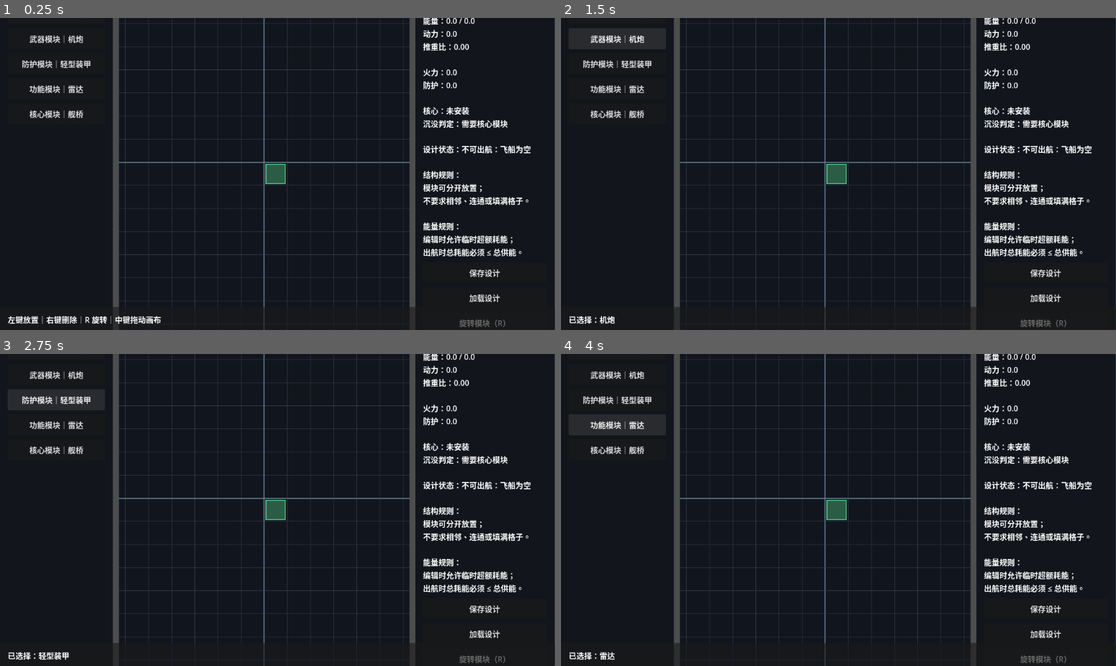
Above: before the commit, frames 1-4 (two rows, left to right).
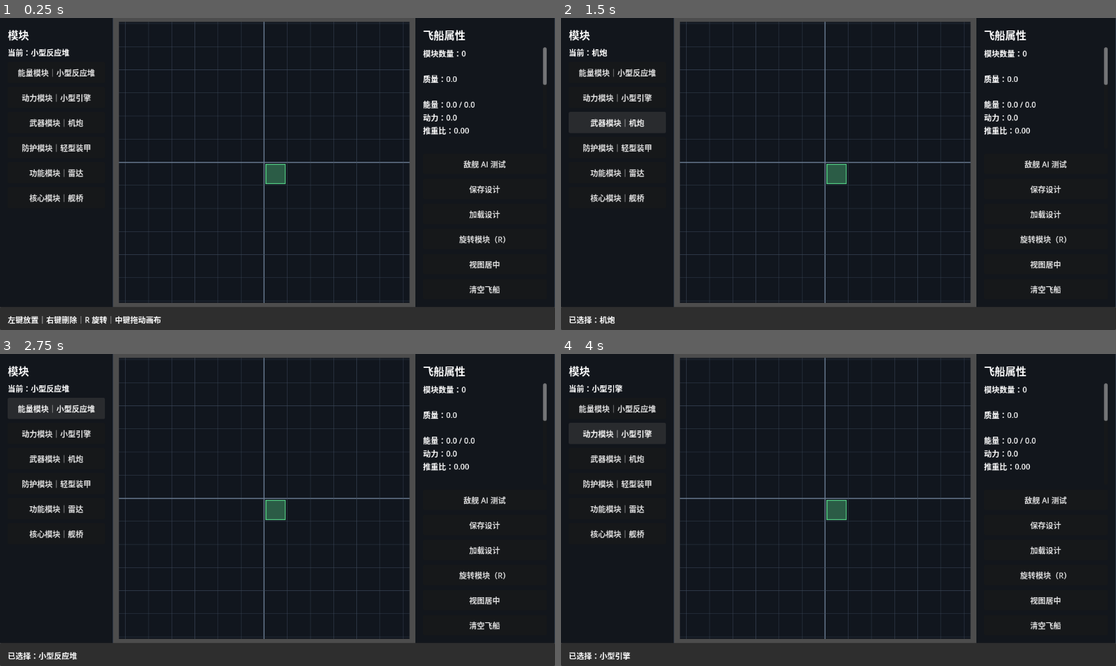
Above: after the commit, the same moments.

Repository: lqc19891229/AdvanceFour
Game: Godot game, scene res://game/ship/editor/ship_editor.tscn
Two runs of this game, one before a commit and one after it. Both use one fixed random seed, a clock stepped at 60 frames per second and the inputs below.
Inputs (mouse positions are in pixels of both pictures, inside the frame that each line leads up to):
- Up to frame 1 (0.25 s): no input
- Up to frame 2 (1.5 s): click (1043, 164) at 0.5 s, where only the run after the commit has a clickable "敌舰 AI 测试"; click "武器模块｜机炮" at 1.25 s
- Up to frame 3 (2.75 s): click (55, 407) at 2 s, where only the run after the commit has a clickable "能量模块｜小型反应堆"
- Up to frame 4 (4 s): click "防护模块｜轻型装甲" at 2.75 s; click (616, 432) at 3.5 s, where only the run after the commit has a clickable "动力模块｜小型引擎"

The runs differ from the first frame. In frame 1, 7.3% of the frame differs, in the area x 0-100%, y 0-100%; in frame 2, 7.3%; in frame 3, 7.4%; in frame 4, 7.4%.

Commit message:
feat: add enemy AI combat prototype and restore project validation

Diff:
--- /dev/null
+++ b/game/ship/controller/ai_ship_controller.gd
@@ -0,0 +1,97 @@
+class_name AIShipController
+extends Node
+
+# Controller parameters are Prototype tuning, not module source data.
+@export var target_group: StringName = &"player_targets"
+@export var acquisition_range := 1600.0
+@export var approach_distance := 280.0
+@export var retreat_distance := 180.0
+@export var turn_dead_zone_degrees := 3.0
+@export var full_turn_angle_degrees := 45.0
+@export var thrust_angle_limit_degrees := 60.0
+
+var runtime_ship: ShipRuntime
+var target: ShipRuntime
+
+func _init() -> void:
+	# Sample before RuntimeShip executes movement in the same physics frame.
+	process_physics_priority = -10
+
+func setup(ship: ShipRuntime) -> void:
+	clear_target()
+	runtime_ship = ship
+
+func clear_target() -> void:
+	if is_instance_valid(runtime_ship):
+		runtime_ship.set_control_input(0.0, 0.0)
+	runtime_ship = null
+	target = null
+
+func _exit_tree() -> void:
+	clear_target()
+
+func _physics_process(_delta: float) -> void:
+	if not _is_ship_valid(runtime_ship):
+		target = null
+		return
+
+	if not _is_target_valid(target):
+		target = _find_nearest_target()
+	if target == null:
+		runtime_ship.set_control_input(0.0, 0.0)
+		return
+
+	var offset := target.global_position - runtime_ship.global_position
+	if offset.is_zero_approx():
+		runtime_ship.set_control_input(0.0, 0.0)
+		return
+
+	var forward := Vector2.UP.rotated(runtime_ship.global_rotation)
+	var angle := forward.angle_to(offset)
+	var turn := 0.0
+	if absf(angle) > deg_to_rad(maxf(turn_dead_zone_degrees, 0.0)):
+		turn = clampf(angle / deg_to_rad(maxf(full_turn_angle_degrees, 1.0)), -1.0, 1.0)
+
+	var throttle := 0.0
+	if absf(angle) <= deg_to_rad(maxf(thrust_angle_limit_degrees, 0.0)):
+		var distance := offset.length()
+		var near_distance := maxf(retreat_distance, 0.0)
+		var far_distance := maxf(approach_distance, near_distance)
+		if distance > far_distance:
+			throttle = 1.0
+		elif distance < near_distance:
+			throttle = -1.0
+
+	runtime_ship.set_control_input(throttle, turn)
+
+func _find_nearest_target() -> ShipRuntime:
+	var best: ShipRuntime
+	var best_distance_squared := INF
+	for candidate in get_tree().get_nodes_in_group(target_group):
+		var ship := candidate as ShipRuntime
+		if not _is_target_valid(ship):
+			continue
+		var distance_squared := runtime_ship.global_position.distance_squared_to(ship.global_position)
+		if distance_squared < best_distance_squared:
+			best = ship
+			best_distance_squared = distance_squared
+	return best
+
+# Accept Variant so a freed reference can reach is_instance_valid before type validation.
+func _is_target_valid(ship) -> bool:
+	return (
+		_is_ship_valid(ship)
+		and ship != runtime_ship
+		and ship.is_in_group(target_group)
+		and runtime_ship.global_position.distance_squared_to(ship.global_position)
+			<= pow(maxf(acquisition_range, 0.0), 2.0)
+	)
+
+func _is_ship_valid(ship) -> bool:
+	return (
+		is_instance_valid(ship)
+		and ship.is_inside_tree()
+		and not ship.is_queued_for_deletion()
+		and not ship.is_removed_from_battle()
+		and ship.has_operational_modules()
+	)
--- /dev/null
+++ b/game/ship/controller/ai_ship_controller.tscn
@@ -0,0 +1,6 @@
+[gd_scene load_steps=2 format=3]
+
+[ext_resource type="Script" path="res://game/ship/controller/ai_ship_controller.gd" id="1"]
+
+[node name="AIShipController" type="Node"]
+script = ExtResource("1")
--- /dev/null
+++ b/game/ship/dev/ship_ai_test.gd
@@ -0,0 +1,118 @@
+extends Node2D
+
+const SAVE_PATH := "user://ships/test_ship.json"
+const EDITOR_SCENE := "res://game/ship/editor/ship_editor.tscn"
+const RUNTIME_SCENE := preload("res://game/ship/runtime/ship_runtime.tscn")
+const MODULE_DATABASE := preload("res://data/generated/module_database.tres")
+
+var player: ShipRuntime
+var enemy: ShipRuntime
+var ai: AIShipController
+var design_source := ""
+var battle_status := "交火中"
+var player_hits := 0
+var enemy_hits := 0
+
+func _ready() -> void:
+	var design: ShipData
+	if FileAccess.file_exists(SAVE_PATH):
+		var result := ShipSerializer.load_from_file(SAVE_PATH, MODULE_DATABASE)
+		if not result["ok"]:
+			_show_load_error(result["error"])
+			return
+		design = result["ship"] as ShipData
+		design_source = "已保存设计"
+	else:
+		design = _build_sample_design()
+		design_source = "示例设计（未找到存档）"
+
+	if not design.is_design_valid():
+		_show_load_error(design.get_design_invalid_reason())
+		return
+
+	player = _spawn_ship(design, Vector2.ZERO, &"player_targets", &"enemy_targets")
+	var controller := PlayerShipController.new()
+	player.add_child(controller)
+	controller.setup(player)
+	player.destroyed.connect(_on_player_destroyed)
+	player.projectile_hit.connect(func(_target: Node2D, _damage: float): player_hits += 1)
+
+	# This opponent copies the layout for system testing; it is not a production enemy blueprint.
+	enemy = _spawn_ship(design, Vector2(560.0, -120.0), &"enemy_targets", &"player_targets")
+	ai = AIShipController.new()
+	enemy.add_child(ai)
+	ai.setup(enemy)
+	enemy.destroyed.connect(_on_enemy_destroyed)
+	enemy.projectile_hit.connect(func(_target: Node2D, _damage: float): enemy_hits += 1)
+
+	var camera := Camera2D.new()
+	camera.name = "Camera2D"
+	player.add_child(camera)
+	$CanvasLayer/Info.text = _build_info_text()
+
+func _spawn_ship(data: ShipData, spawn_position: Vector2, own_group: StringName, targets: StringName) -> ShipRuntime:
+	var ship := RUNTIME_SCENE.instantiate() as ShipRuntime
+	add_child(ship)
+	ship.position = spawn_position
+	ship.weapon_target_group = targets
+	ship.add_to_group(own_group)
+	ship.setup(data)
+	return ship
+
+func _build_sample_design() -> ShipData:
+	var design := ShipData.new()
+	design.place(MODULE_DATABASE.get_by_id(&"core_bridge"), Vector2i.ZERO, 0)
+	design.place(MODULE_DATABASE.get_by_id(&"energy_smallreactor"), Vector2i(-1, 1), 0)
+	design.place(MODULE_DATABASE.get_by_id(&"energy_smallreactor"), Vector2i(2, 1), 0)
+	design.place(MODULE_DATABASE.get_by_id(&"propulsion_smallengine"), Vector2i(0, 2), 0)
+	design.place(MODULE_DATABASE.get_by_id(&"propulsion_smallengine"), Vector2i(1, 2), 0)
+	design.place(MODULE_DATABASE.get_by_id(&"weapon_cannon"), Vector2i(0, -1), 0)
+	return design
+
+func _process(_delta: float) -> void:
+	$CanvasLayer/Info.text = _build_info_text()
+
+func _unhandled_key_input(event: InputEvent) -> void:
+	if not (event is InputEventKey) or not event.pressed or event.echo:
+		return
+	if event.keycode == KEY_R:
+		get_tree().reload_current_scene()
+	elif event.keycode == KEY_ESCAPE:
+		get_tree().set_meta(&"restore_ship_design", true)
+		get_tree().change_scene_to_file(EDITOR_SCENE)
+
+func _on_player_destroyed() -> void:
+	battle_status = "玩家核心被摧毁"
+	# Camera must survive the player's queue_free so the result remains visible.
+	var camera := player.get_node_or_null("Camera2D") as Camera2D
+	if camera != null:
+		camera.reparent(self, true)
+	$CanvasLayer/Info.text = _build_info_text()
+
+func _on_enemy_destroyed() -> void:
+	battle_status = "敌舰核心被摧毁"
+
+func _show_load_error(message: String) -> void:
+	$CanvasLayer/Info.text = "无法进入敌舰 AI 测试：%s\nEsc：返回编辑器修正设计" % message
+	set_process(false)
+
+func _build_info_text() -> String:
+	var player_alive := is_instance_valid(player) and not player.is_removed_from_battle()
+	var enemy_alive := is_instance_valid(enemy) and not enemy.is_removed_from_battle()
+	return """敌舰 AI 交火测试｜%s
+WASD / 方向键：移动与转向
+R：重开测试   Esc：返回编辑器
+
+状态：%s
+玩家：%s   敌舰：%s
+敌舰行为：%s
+玩家命中：%d   敌舰命中：%d
+
+敌舰转向追踪玩家，接近后保持距离，过近时倒车。
+双方武器自动开火；模块损伤、能源分配与核心摧毁共用现有规则。
+本场是系统测试，不包含奖励、波次或正式阵营规则。""" % [
+		design_source, battle_status,
+		"存活" if player_alive else "已移除", "存活" if enemy_alive else "已移除",
+		"追踪 / 保持距离" if enemy_alive and is_instance_valid(ai) and is_instance_valid(ai.target) else "无目标",
+		player_hits, enemy_hits
+	]
--- /dev/null
+++ b/game/ship/dev/ship_ai_test.tscn
@@ -0,0 +1,25 @@
+[gd_scene load_steps=2 format=3]
+
+[ext_resource type="Script" path="res://game/ship/dev/ship_ai_test.gd" id="1"]
+
+[node name="ShipAITest" type="Node2D"]
+script = ExtResource("1")
+
+[node name="BackgroundLayer" type="CanvasLayer" parent="."]
+layer = -1
+
+[node name="Background" type="ColorRect" parent="BackgroundLayer"]
+anchors_preset = 15
+anchor_right = 1.0
+anchor_bottom = 1.0
+grow_horizontal = 2
+grow_vertical = 2
+mouse_filter = 2
+color = Color(0.045, 0.055, 0.075, 1)
+
+[node name="CanvasLayer" type="CanvasLayer" parent="."]
+
+[node name="Info" type="Label" parent="CanvasLayer"]
+offset_left = 18.0
+offset_top = 18.0
+text = "正在加载敌舰 AI 测试..."
--- a/game/ship/dev/ship_movement_test.gd
+++ b/game/ship/dev/ship_movement_test.gd
@@ -135,7 +135,7 @@
 目标能源状态：%s
 目标战斗状态：%s
 整船移除事件：%d
-模块 Prototype HP：%.1f
+模块最大 HP：来自各自 ModuleDefinition.hp
 武器触发事件：%d
 弹丸生成事件：%d
 弹丸命中事件：%d
@@ -149,7 +149,7 @@
 最近发射方向：(%.2f, %.2f)
 
 当前阶段：Projectile 每个物理帧沿本帧整段弹道做 swept ray，优先处理距离最近的碰撞模块。
-防护模块作为实体装甲/掩体使用：protection 是每次命中该防护模块时生效的百分比减伤值，例如 protection = 5 表示减伤 5%；不增加 max HP，也不会被消耗。
+防护模块作为实体装甲/掩体使用：protection 是每次命中该防护模块时生效的百分比减伤值，例如 protection = 5 表示减伤 5%%；不增加 max HP，也不会被消耗。
 Defense 命中先计算 damage_after_protection = incoming_damage * (1 - clamp(protection, 0, 100) / 100)，然后才扣模块 HP；非 Defense 模块 protection = 0。
 如果模块被本次伤害摧毁，则把 leftover = damage_after_protection - hp_before 交回 Projectile。
 Projectile 会携带 leftover 在同一弹道继续向内查询，因此同一发高伤害弹丸仍可连续击穿低血量模块。
@@ -184,7 +184,6 @@
 		_get_target_energy_state_text(),
 		"已移除" if target_removed_from_battle else "战斗中",
 		target_ship_destroyed_events,
-		_get_target_prototype_module_hp(),
 		weapon_fire_events,
 		projectile_spawn_events,
 		projectile_hit_events,
@@ -224,10 +223,6 @@
 func _get_target_effective_thrust() -> float:
 	return target_runtime_ship.get_effective_thrust() if _has_target_runtime_ship() else 0.0
 
-func _get_target_prototype_module_hp() -> float:
-	return target_runtime_ship.prototype_module_hp if _has_target_runtime_ship() else 0.0
-
-
 func _get_target_effective_energy_output() -> float:
 	return target_runtime_ship.get_effective_energy_output() if _has_target_runtime_ship() else 0.0
 
--- /dev/null
+++ b/game/ship/dev/ship_regression_test.gd
@@ -0,0 +1,174 @@
+extends SceneTree
+
+const DATABASE := preload("res://data/generated/module_database.tres")
+const RUNTIME := preload("res://game/ship/runtime/ship_runtime.tscn")
+const AI_TEST := preload("res://game/ship/dev/ship_ai_test.tscn")
+const MOVEMENT_TEST := preload("res://game/ship/dev/ship_movement_test.tscn")
+const SAVE_PATH := "user://ships/test_ship.json"
+
+var failures: Array[String] = []
+var checks := 0
+
+func _initialize() -> void:
+	_run.call_deferred()
+
+func _check(condition: bool, message: String) -> void:
+	checks += 1
+	if not condition:
+		failures.append(message)
+		push_error(message)
+
+func _design() -> ShipData:
+	var ship := ShipData.new()
+	ship.place(DATABASE.get_by_id(&"core_bridge"), Vector2i.ZERO, 0)
+	ship.place(DATABASE.get_by_id(&"energy_smallreactor"), Vector2i(-1, 1), 0)
+	ship.place(DATABASE.get_by_id(&"energy_smallreactor"), Vector2i(2, 1), 0)
+	ship.place(DATABASE.get_by_id(&"propulsion_smallengine"), Vector2i(0, 2), 0)
+	ship.place(DATABASE.get_by_id(&"propulsion_smallengine"), Vector2i(1, 2), 0)
+	ship.place(DATABASE.get_by_id(&"weapon_cannon"), Vector2i(0, -1), 0)
+	return ship
+
+func _spawn(world: Node2D, location: Vector2, group: StringName = &"") -> ShipRuntime:
+	var ship := RUNTIME.instantiate() as ShipRuntime
+	world.add_child(ship)
+	ship.position = location
+	ship.weapon_target_group = &"unused_test_group"
+	ship.setup(_design())
+	if group != &"":
+		ship.add_to_group(group)
+	return ship
+
+func _run() -> void:
+	# Preserve any existing design even when this runner is launched outside an isolated user directory.
+	var previous_save := FileAccess.get_file_as_bytes(SAVE_PATH) if FileAccess.file_exists(SAVE_PATH) else PackedByteArray()
+	var had_save := FileAccess.file_exists(SAVE_PATH)
+	await _test_ai_and_damage()
+	if had_save:
+		DirAccess.remove_absolute(SAVE_PATH)
+	await _test_battle_scene()
+	await _test_saved_design_and_editor()
+	if had_save:
+		var file := FileAccess.open(SAVE_PATH, FileAccess.WRITE)
+		file.store_buffer(previous_save)
+		file.close()
+	else:
+		DirAccess.remove_absolute(SAVE_PATH)
+	print("Ship regression: %d checks, %d failures" % [checks, failures.size()])
+	quit(0 if failures.is_empty() else 1)
+
+func _test_ai_and_damage() -> void:
+	var world := Node2D.new()
+	root.add_child(world)
+	var enemy := _spawn(world, Vector2.ZERO)
+	var player := _spawn(world, Vector2(500.0, 0.0), &"ai_test_targets")
+	var farther := _spawn(world, Vector2(900.0, 0.0), &"ai_test_targets")
+	var ai := AIShipController.new()
+	ai.target_group = &"ai_test_targets"
+	enemy.add_child(ai)
+	ai.setup(enemy)
+	var original_distance := enemy.position.distance_to(player.position)
+	for frame in range(180):
+		await physics_frame
+	_check(ai.target == player, "AI must acquire the nearest living target")
+	_check(enemy.position.distance_to(player.position) < original_distance - 10.0, "AI must turn and physically approach a target off its bow")
+
+	ai.set_physics_process(false)
+	enemy.position = Vector2.ZERO
+	enemy.rotation = 0.0
+	enemy.velocity = Vector2.ZERO
+	player.position = Vector2(0.0, -100.0)
+	ai._physics_process(1.0 / 60.0)
+	_check(enemy.throttle_input < 0.0, "AI must reverse when a target is too close")
+	player.position = Vector2(0.0, -220.0)
+	ai._physics_process(1.0 / 60.0)
+	_check(is_zero_approx(enemy.throttle_input), "AI must stop thrust inside its distance band")
+	player.remove_from_group(&"ai_test_targets")
+	ai._physics_process(1.0 / 60.0)
+	_check(ai.target == farther, "AI must reacquire after a target leaves its group")
+	farther.queue_free()
+	ai._physics_process(1.0 / 60.0)
+	_check(ai.target == null and is_zero_approx(enemy.throttle_input) and is_zero_approx(enemy.turn_input), "Queued target removal must clear stale controls")
+	player.add_to_group(&"ai_test_targets")
+	player.position = Vector2(0.0, -2000.0)
+	ai._physics_process(1.0 / 60.0)
+	_check(ai.target == null, "AI must respect acquisition range")
+	player.position = Vector2(0.0, -500.0)
+	ai._physics_process(1.0 / 60.0)
+	_check(ai.target == player and enemy.throttle_input > 0.0, "AI must resume tracking when a target returns")
+
+	var definition := DATABASE.get_by_id(&"function_radar").duplicate() as ShipModuleDefinition
+	definition.hp = 37.0
+	var isolated := enemy.ship_data.place(definition, Vector2i(9, 9), 0)
+	enemy.setup(enemy.ship_data)
+	_check(is_equal_approx(enemy.get_module_runtime(isolated).get_max_hp(), 37.0), "Module HP must come from its own definition")
+	_check(enemy.ship_data.get_module_at(Vector2i(5, 5)) == null, "Sparse layouts must retain empty space")
+	for module in enemy.ship_data.modules:
+		if module.definition is PropulsionModuleDefinition:
+			enemy.get_module_runtime(module).apply_damage(100.0)
+	_check(is_zero_approx(enemy.get_effective_thrust()), "Destroyed engines must remove AI ship thrust")
+	enemy.velocity = Vector2.ZERO
+	enemy.set_control_input(1.0, 0.0)
+	var position_before := enemy.position
+	for frame in range(5):
+		await physics_frame
+	_check(enemy.position.is_equal_approx(position_before), "AI must not bypass destroyed propulsion")
+	ai.setup(player)
+	_check(is_zero_approx(enemy.throttle_input) and is_zero_approx(enemy.turn_input), "Rebinding AI must reset its old ship controls")
+	ai.clear_target()
+	_check(ai.runtime_ship == null and ai.target == null, "Clearing AI must release both references")
+	world.queue_free()
+	await process_frame
+
+func _test_battle_scene() -> void:
+	var battle = AI_TEST.instantiate()
+	root.add_child(battle)
+	_check(battle.player != null and battle.enemy != null, "AI scene must run on a clean checkout without a save")
+	_check(battle.player.ship_data.is_design_valid(), "Fallback design must have valid core and power")
+	for frame in range(900):
+		await physics_frame
+		if battle.player_hits > 0 and battle.enemy_hits > 0:
+			break
+	_check(battle.player_hits > 0 and battle.enemy_hits > 0, "Both ships must hit opposing modules in a real physics battle (player=%d enemy=%d)" % [battle.player_hits, battle.enemy_hits])
+	if is_instance_valid(battle.player) and not battle.player.is_removed_from_battle():
+		for module in battle.player.ship_data.modules:
+			if module.definition is CoreModuleDefinition:
+				battle.player.get_module_runtime(module).apply_damage(1000.0)
+		_check(battle.battle_status == "玩家核心被摧毁", "Player core destruction must report the battle result")
+		await process_frame
+		_check(battle.get_node_or_null("Camera2D") != null, "Result camera must survive player removal")
+		await physics_frame
+		if is_instance_valid(battle.ai):
+			_check(battle.ai.target == null, "Enemy AI must lose a destroyed player")
+	battle.queue_free()
+	await process_frame
+
+func _test_saved_design_and_editor() -> void:
+	_check(ShipSerializer.save_to_file(_design(), SAVE_PATH)["ok"], "Regression design must save")
+	var movement = MOVEMENT_TEST.instantiate()
+	root.add_child(movement)
+	await process_frame
+	_check(movement.get_node("CanvasLayer/Info").text.contains("ModuleDefinition.hp"), "Legacy movement HUD must use data-driven HP without the removed property")
+	movement.queue_free()
+	await process_frame
+	var editor = load("res://game/ship/editor/ship_editor.tscn").instantiate()
+	root.add_child(editor)
+	current_scene = editor
+	await process_frame
+	var launch_button: Button = editor.get_node("MainLayout/RightPanel/RightMargin/RightVBox/AITestButton")
+	_check(launch_button.get_global_rect().end.y <= root.get_visible_rect().end.y, "Editor battle entry must fit inside the viewport")
+	editor.get_node("MainLayout/RightPanel/RightMargin/RightVBox/AITestButton").pressed.emit()
+	_check(current_scene == editor, "Editor must reject an empty design without leaving")
+	editor.get_node("MainLayout/Center/Grid").set_ship(_design())
+	editor.get_node("MainLayout/RightPanel/RightMargin/RightVBox/AITestButton").pressed.emit()
+	await scene_changed
+	_check(current_scene.scene_file_path.ends_with("ship_ai_test.tscn"), "Valid editor design must enter AI test")
+	var event := InputEventKey.new()
+	event.keycode = KEY_ESCAPE
+	event.pressed = true
+	current_scene._unhandled_key_input(event)
+	await scene_changed
+	_check(current_scene.scene_file_path.ends_with("ship_editor.tscn"), "Escape must return to the editor")
+	_check(current_scene.get_node("MainLayout/Center/Grid").ship.modules.size() == _design().modules.size(), "Return to editor must restore the saved layout")
+	current_scene.queue_free()
+	current_scene = null
+	await process_frame
--- a/game/ship/editor/ship_editor.gd
+++ b/game/ship/editor/ship_editor.gd
@@ -4,7 +4,7 @@
 
 @onready var grid: ShipGridView = $MainLayout/Center/Grid
 @onready var module_buttons: VBoxContainer = $MainLayout/LeftPanel/LeftMargin/LeftVBox/ModuleButtons
-@onready var stats_label: Label = $MainLayout/RightPanel/RightMargin/RightVBox/StatsLabel
+@onready var stats_label: Label = $MainLayout/RightPanel/RightMargin/RightVBox/StatsScroll/StatsLabel
 @onready var status_label: Label = $BottomBar/BottomMargin/StatusLabel
 @onready var selected_label: Label = $MainLayout/LeftPanel/LeftMargin/LeftVBox/SelectedLabel
 
@@ -16,6 +16,10 @@
 	_refresh_selected_label()
 	_refresh_stats()
 	_show_status("左键放置｜右键删除｜R 旋转｜中键拖动画布")
+	if get_tree().has_meta(&"restore_ship_design"):
+		get_tree().remove_meta(&"restore_ship_design")
+		if FileAccess.file_exists(SAVE_PATH):
+			_load_ship()
 
 func _build_module_buttons() -> void:
 	for child in module_buttons.get_children():
@@ -58,6 +62,17 @@
 	$MainLayout/RightPanel/RightMargin/RightVBox/RotateButton.pressed.connect(grid.rotate_preview)
 	$MainLayout/RightPanel/RightMargin/RightVBox/CenterButton.pressed.connect(grid.center_view)
 	$MainLayout/RightPanel/RightMargin/RightVBox/ClearButton.pressed.connect(grid.clear_ship)
+	$MainLayout/RightPanel/RightMargin/RightVBox/AITestButton.pressed.connect(_start_ai_test)
+
+func _start_ai_test() -> void:
+	if not grid.ship.is_design_valid():
+		_show_status("无法出航：%s" % grid.ship.get_design_invalid_reason())
+		return
+	var result := ShipSerializer.save_to_file(grid.ship, SAVE_PATH)
+	if not result["ok"]:
+		_show_status("保存失败：%s" % result["error"])
+		return
+	get_tree().change_scene_to_file("res://game/ship/dev/ship_ai_test.tscn")
 
 func _save_ship() -> void:
 	var result := ShipSerializer.save_to_file(grid.ship, SAVE_PATH)
--- a/game/ship/editor/ship_editor.tscn
+++ b/game/ship/editor/ship_editor.tscn
@@ -91,11 +91,22 @@
 theme_override_font_sizes/font_size = 22
 text = "飞船属性"
 
-[node name="StatsLabel" type="Label" parent="MainLayout/RightPanel/RightMargin/RightVBox"]
+[node name="StatsScroll" type="ScrollContainer" parent="MainLayout/RightPanel/RightMargin/RightVBox"]
+custom_minimum_size = Vector2(0, 100)
 layout_mode = 2
 size_flags_vertical = 3
+horizontal_scroll_mode = 0
+
+[node name="StatsLabel" type="Label" parent="MainLayout/RightPanel/RightMargin/RightVBox/StatsScroll"]
+layout_mode = 2
+size_flags_horizontal = 3
 text = "..."
 autowrap_mode = 2
+
+[node name="AITestButton" type="Button" parent="MainLayout/RightPanel/RightMargin/RightVBox"]
+custom_minimum_size = Vector2(0, 42)
+layout_mode = 2
+text = "敌舰 AI 测试"
 
 [node name="SaveButton" type="Button" parent="MainLayout/RightPanel/RightMargin/RightVBox"]
 custom_minimum_size = Vector2(0, 42)
--- a/game/ship/weapon/weapon_runtime.gd
+++ b/game/ship/weapon/weapon_runtime.gd
@@ -119,10 +119,13 @@
 
 	return best_target
 
-func _is_target_valid(candidate: Node2D) -> bool:
+# A destroyed ship can be freed between physics frames; validate before using its type.
+func _is_target_valid(candidate) -> bool:
 	if candidate == null or not is_instance_valid(candidate):
 		return false
 	if not candidate.is_inside_tree():
+		return false
+	if candidate.is_queued_for_deletion():
 		return false
 	if not candidate.is_in_group(target_group):
 		return false
--- a/project.godot
+++ b/project.godot
@@ -13,7 +13,6 @@
 config/name="AdvanceFour"
 run/main_scene="res://game/ship/editor/ship_editor.tscn"
 config/features=PackedStringArray("4.6", "Forward Plus")
-config/icon="res://icon.svg"
 
 [editor_plugins]
 
Not shown, added: PROJECT_STATUS.txt
Not shown, changed: PROJECT_STRUCTURE.txt
Not shown, changed: VERSION_HISTORY.txt
Not shown, changed: game/ship/README.txt
Not shown, changed: game/ship/controller/README.txt
Not shown, added: game/ship/controller/ai_ship_controller.gd.uid
Not shown, changed: game/ship/dev/README.txt
Not shown, added: game/ship/dev/ship_ai_test.gd.uid
Not shown, added: game/ship/dev/ship_regression_test.gd.uid
Not shown, changed: game/ship/editor/README.txt
Not shown, changed: tools/README.txt
Not shown, added: .github/workflows/project-checks.yml
(and 1 more such lines)
